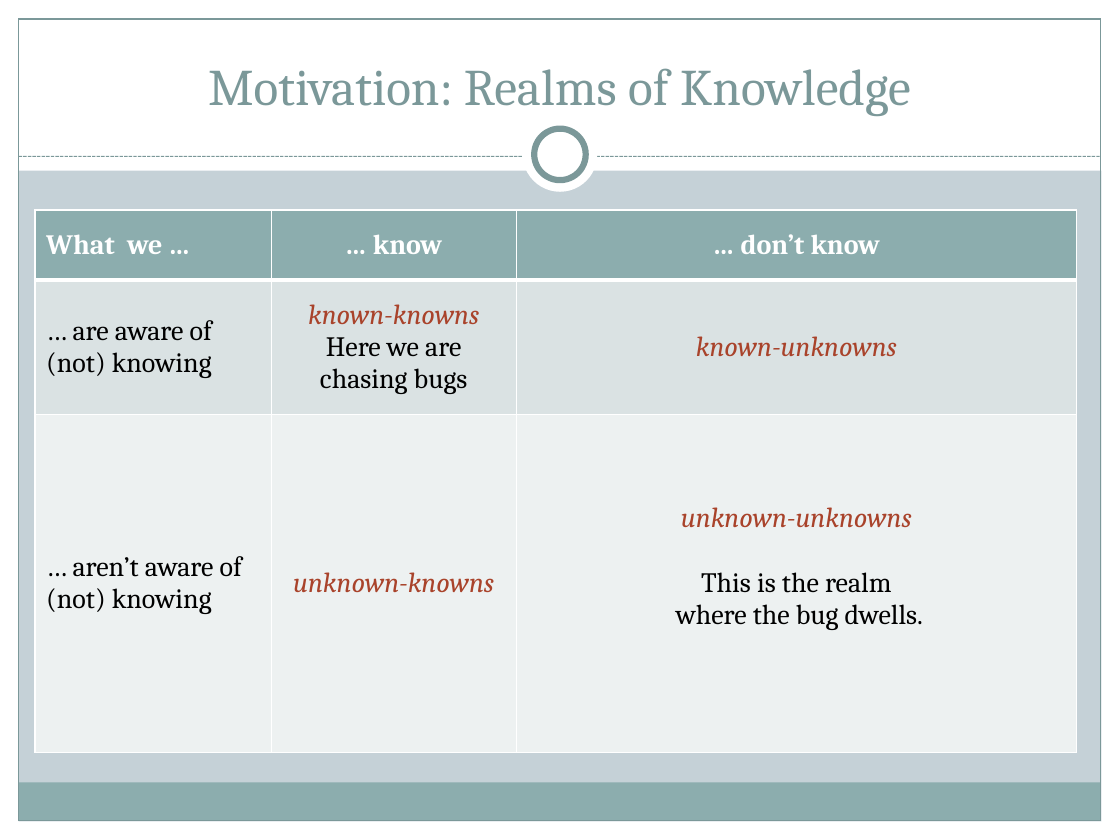
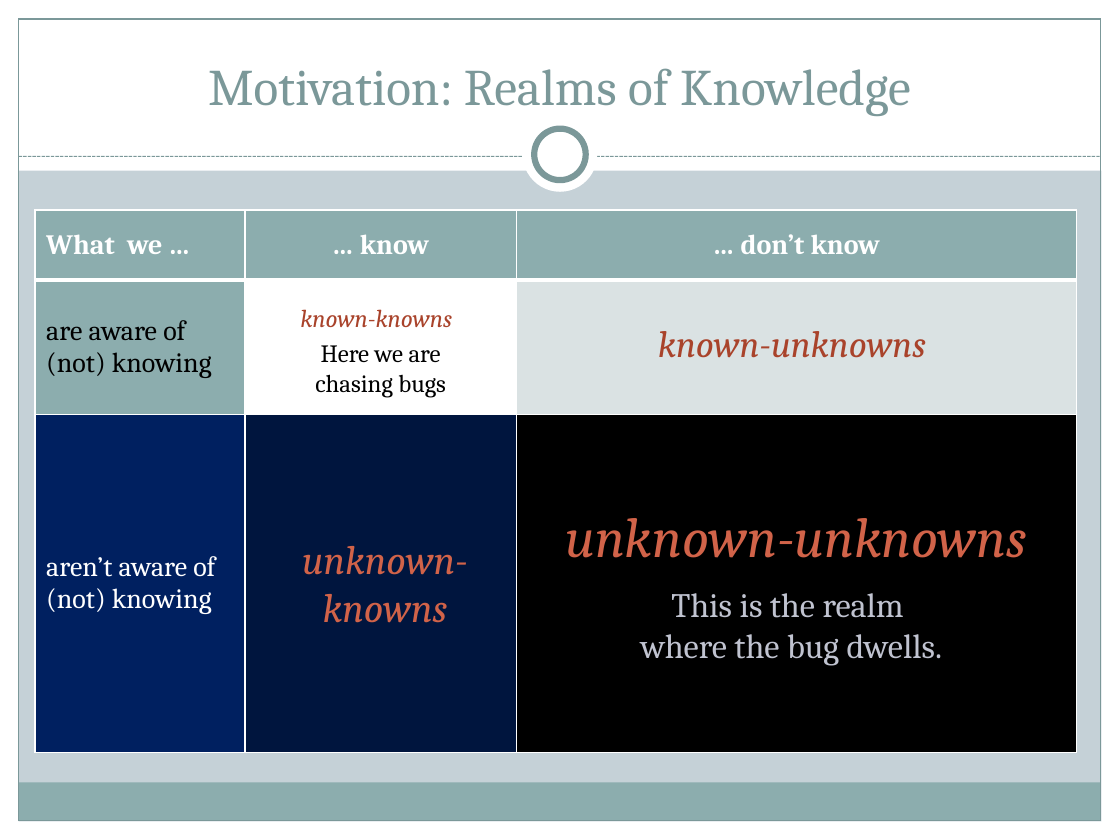
Before and after one commit to ryppl/boost-history, a slide deck: slide 9 of itl/libs/validate/doc/boostcon2010/BoostAlabaster.pptx (slide 8 before the commit). Drawn at 1120x840 pixels with LibreOffice and Linux fonts; fonts in the diff are those of the drawing. Boxes give left, top, right and bottom in pixels: in the first picture for what was removed or moved away, otherwise in the second. Text is boxed around its words. In the diff, an @@ line names an element or a change of style, - is before the commit and + after.

```diff
--- a/itl/libs/validate/doc/boostcon2010/BoostAlabaster.pptx
+++ b/itl/libs/validate/doc/boostcon2010/BoostAlabaster.pptx
@@ table at bbox=[35, 209, 1076, 752] @@
-row 2: … are aware of / (not) knowing | known-knowns / Here we are / chasing bugs | known-unknowns
+row 2: are aware of / (not) knowing |  | 
-row 3: … aren’t aware of / (not) knowing | unknown-knowns | unknown-unknowns / This is the realm where the bug dwells.
+row 3: aren’t aware of / (not) knowing |  | 
@@ fill #DAE3E3 to #8CADAE in row 2, column 1 @@
@@ fill #DAE3E3 to #FFFFFF in row 2, column 2 @@
@@ fill #EEF1F2 to #002060 in row 3, column 1 @@
@@ fill #EEF1F2 to #00153E in row 3, column 2 @@
@@ fill #EEF1F2 to #000000 in row 3, column 3 @@
@@ text added at bbox=[300, 309, 452, 327], 16 pt, text #A9432B, italic @@
+known-knowns
@@ text added at bbox=[315, 345, 446, 398], 16 pt, text #000000 @@
+Here we are
+chasing bugs
@@ text added at bbox=[658, 331, 926, 358], 24 pt, text #A9432B, italic @@
+known-unknowns
@@ text added at bbox=[565, 518, 1026, 558], 36 pt, text #D16349, italic @@
+unknown-unknowns
@@ text added at bbox=[302, 546, 468, 623], 26 pt, text #D16349, italic @@
+unknown-knowns
@@ text added at bbox=[641, 593, 942, 666], 22 pt, text #C0C3D0 @@
+This is the realm
+where the bug dwells.
```
Also in this commit, not shown: 20 other slides changed, 17 slides added, 39 other files.
